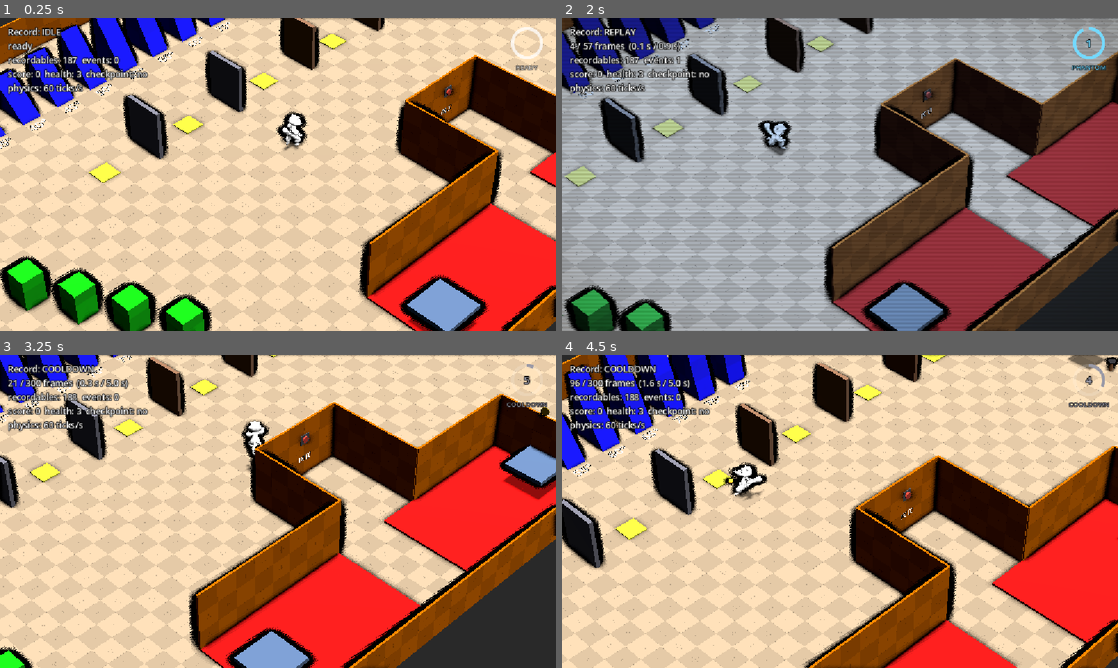
Above: before the commit, frames 1-4 (two rows, left to right).
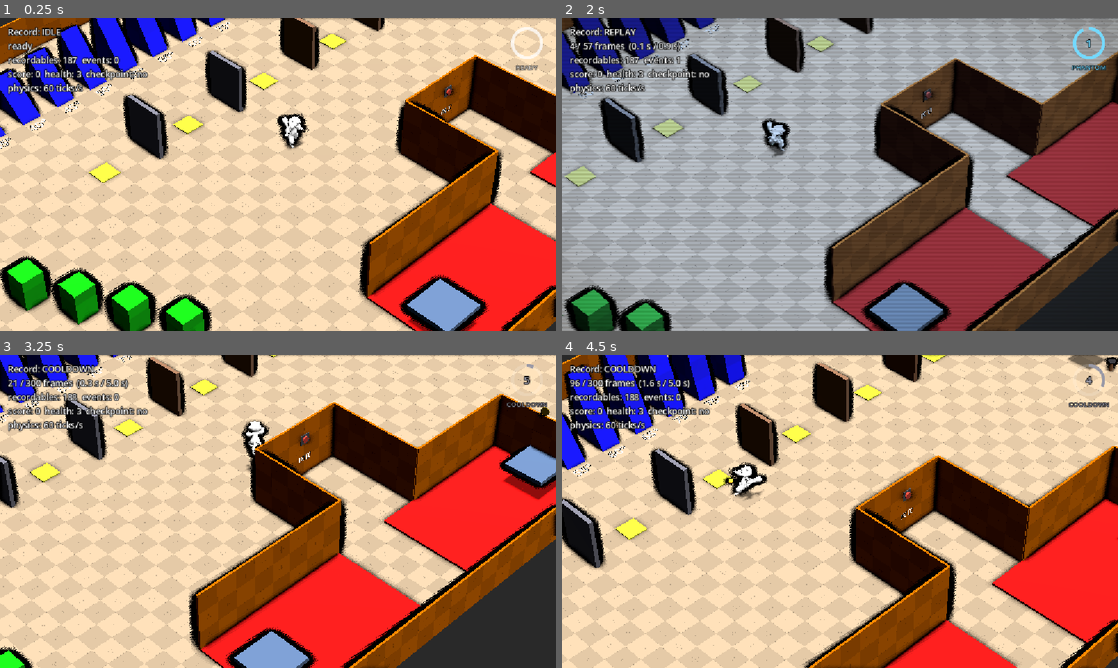
Above: after the commit, the same moments.

Repository: Yostarduck/machigpe
Game: Godot game, scene res://scenes/main.tscn
Two runs of this game, one before a commit and one after it. Both use one fixed random seed, a clock stepped at 60 frames per second and the inputs below.
Inputs:
- Up to frame 1 (0.25 s): no input
- Up to frame 2 (2 s): hold D (move_right) 0.53-1.28 s; tap R (record) at 0.6, 1.55 s; tap Space (jump) at 0.77, 1.52 s; hold S (move_down) from 1.28 s (still down); tap J (attack) at 1.35 s
- Up to frame 3 (3.25 s): release S (move_down) at 2.03 s; hold D (move_right) 2.03-2.78 s; tap E (interact) at 2.1 s; tap R (record) at 2.3, 2.85 s; hold W (move_up) from 2.78 s (still down); tap Space (jump) at 3.02 s
- Up to frame 4 (4.5 s): release W (move_up) at 3.53 s; hold A (move_left) from 3.53 s (still down); tap R (record) at 3.6 s; tap Space (jump) at 3.77 s; tap J (attack) at 4.35 s

The runs differ from the first frame. In frame 1, 0.4% of the frame differs, in the area x 49-56%, y 29-43%; in frame 2, 0.3%; in frame 3, less than 0.1%; in frame 4, less than 0.1%.

Commit message:
+ Added new animations  + Added new golem enemy  * Integrated Leyla animations

Diff:
--- /dev/null
+++ b/models/Objects/mat_tile_1.tres
@@ -0,0 +1,4 @@
+[gd_resource type="StandardMaterial3D" format=3 uid="uid://bk6nh60c3lcob"]
+
+[resource]
+albedo_color = Color(0.5921569, 0.52156866, 0.3647059, 1)
--- /dev/null
+++ b/models/Objects/mat_tile_2.tres
@@ -0,0 +1,4 @@
+[gd_resource type="StandardMaterial3D" format=3 uid="uid://u2mb8w7vepnr"]
+
+[resource]
+albedo_color = Color(0.67058825, 0.62352943, 0.45490196, 1)
--- a/prefabs/player/player_handler.tscn
+++ b/prefabs/player/player_handler.tscn
@@ -1,7 +1,7 @@
 [gd_scene format=3 uid="uid://snmm2p04itmj"]
 
 [ext_resource type="Script" uid="uid://cw0jxomqngybq" path="res://scripts/player/player.gd" id="1_o0pne"]
-[ext_resource type="PackedScene" uid="uid://07467nboty1i" path="res://models/Main_Character_OUT_TO_Godot_master.glb" id="2_o0pne"]
+[ext_resource type="PackedScene" uid="uid://07467nboty1i" path="res://models/Characters/Main_Character_OUT_TO_Godot_master.glb" id="2_o0pne"]
 [ext_resource type="Script" uid="uid://cw0c60b6ky8e6" path="res://scripts/record/recordable.gd" id="3_rcrd"]
 [ext_resource type="Script" uid="uid://dpuasuh1y65r4" path="res://scripts/record/rewind_ability.gd" id="4_rwnd"]
 [ext_resource type="Script" uid="uid://bms1mkty0q0ie" path="res://scripts/player/player_attack.gd" id="6_atk"]
--- a/prefabs/record/phantom.tscn
+++ b/prefabs/record/phantom.tscn
@@ -1,7 +1,7 @@
 [gd_scene format=3 uid="uid://bnxsq6ipp0uxn"]
 
 [ext_resource type="Script" uid="uid://ctan23yjbvugc" path="res://scripts/record/phantom.gd" id="1_phtm"]
-[ext_resource type="PackedScene" uid="uid://07467nboty1i" path="res://models/Main_Character_OUT_TO_Godot_master.glb" id="2_model"]
+[ext_resource type="PackedScene" uid="uid://07467nboty1i" path="res://models/Characters/Main_Character_OUT_TO_Godot_master.glb" id="2_model"]
 [ext_resource type="Material" uid="uid://25b5khikmjn6" path="res://materials/mat_phantom.tres" id="3_mat"]
 [ext_resource type="Script" uid="uid://bnaauvo4w6tda" path="res://scripts/player/interact_sensor.gd" id="4_intr"]
 
--- a/scenes/Tutorial/Tutorial_5_Test.tscn
+++ b/scenes/Tutorial/Tutorial_5_Test.tscn
@@ -3,6 +3,9 @@
 [ext_resource type="PackedScene" uid="uid://cvkcijpgrx0vh" path="res://prefabs/level/checkpoint.tscn" id="1_8wrxn"]
 [ext_resource type="Material" uid="uid://n77rq8aivmw1" path="res://materials/mat_floor.tres" id="2_ck0n5"]
 [ext_resource type="Material" uid="uid://bts5atlqa27aw" path="res://materials/mat_wall.tres" id="3_moyfr"]
+[ext_resource type="Material" uid="uid://bk6nh60c3lcob" path="res://models/Objects/mat_tile_1.tres" id="4_3s063"]
+[ext_resource type="ArrayMesh" uid="uid://bkyl7xy13fsfx" path="res://models/Objects/Tile.obj" id="4_5vt17"]
+[ext_resource type="Material" uid="uid://u2mb8w7vepnr" path="res://models/Objects/mat_tile_2.tres" id="6_vdt2a"]
 
 [sub_resource type="BoxShape3D" id="BoxShape3D_spm3u"]
 size = Vector3(30, 0.1, 30)
@@ -141,3 +144,78 @@
 [node name="MeshInstance3D" type="MeshInstance3D" parent="Wall5" unique_id=1911083337]
 transform = Transform3D(1, 0, 0, 0, 1, 0, 0, 0, 1, 0, 1, 0)
 mesh = SubResource("BoxMesh_ugup4")
+
+[node name="Tile" type="MeshInstance3D" parent="." unique_id=2069248755]
+transform = Transform3D(0.5, 0, 0, 0, 0.6, 0, 0, 0, 0.5, -0.8184023, 4.7683716e-07, 8.5506115)
+material_override = ExtResource("4_3s063")
+mesh = ExtResource("4_5vt17")
+
+[node name="Tile5" type="MeshInstance3D" parent="." unique_id=1012564128]
+transform = Transform3D(0.5, 0, 0, 0, 0.6, 0, 0, 0, 0.5, 0.5670788, 4.7683716e-07, 3.2949257)
+material_override = ExtResource("4_3s063")
+mesh = ExtResource("4_5vt17")
+
+[node name="Tile8" type="MeshInstance3D" parent="." unique_id=1710602536]
+transform = Transform3D(0.5585871, 0, 0, 0, 0.6, 0, 0, 0, 0.57206804, 4.943209, 4.7683716e-07, 2.618926)
+material_override = ExtResource("4_3s063")
+mesh = ExtResource("4_5vt17")
+
+[node name="Tile3" type="MeshInstance3D" parent="." unique_id=2056766394]
+transform = Transform3D(0.31993657, 0, 0, 0, 0.6, 0, 0, 0, 0.36124322, 0.41136587, 4.7683716e-07, 6.8119764)
+material_override = ExtResource("4_3s063")
+mesh = ExtResource("4_5vt17")
+
+[node name="Tile10" type="MeshInstance3D" parent="." unique_id=266033093]
+transform = Transform3D(0.31993657, 0, 0, 0, 0.6, 0, 0, 0, 0.36124322, 6.979871, 4.7683716e-07, 1.7896132)
+material_override = ExtResource("4_3s063")
+mesh = ExtResource("4_5vt17")
+
+[node name="Tile14" type="MeshInstance3D" parent="." unique_id=1813276184]
+transform = Transform3D(0.31993657, 0, 0, 0, 0.6, 0, 0, 0, 0.36124322, 6.9771037, 4.7683716e-07, -1.3066821)
+material_override = ExtResource("4_3s063")
+mesh = ExtResource("4_5vt17")
+
+[node name="Tile2" type="MeshInstance3D" parent="." unique_id=372031765]
+transform = Transform3D(0.5, 0, 0, 0, 0.6, 0, 0, 0, 0.5, -0.62730014, 4.7683716e-07, 6.0179305)
+material_override = ExtResource("6_vdt2a")
+mesh = ExtResource("4_5vt17")
+
+[node name="Tile15" type="MeshInstance3D" parent="." unique_id=1871673430]
+transform = Transform3D(0.5, 0, 0, 0, 0.6, 0, 0, 0, 0.5, 7.5115957, -4.7683716e-07, -2.5305362)
+material_override = ExtResource("6_vdt2a")
+mesh = ExtResource("4_5vt17")
+
+[node name="Tile9" type="MeshInstance3D" parent="." unique_id=2145307518]
+transform = Transform3D(0.5675478, 0, 0, 0, 0.6, 0, 0, 0, 0.59304655, 6.8885884, 4.7683716e-07, 3.332982)
+material_override = ExtResource("6_vdt2a")
+mesh = ExtResource("4_5vt17")
+
+[node name="Tile4" type="MeshInstance3D" parent="." unique_id=1302169444]
+transform = Transform3D(0.42137453, 0, 0, 0, 0.6, 0, 0, 0, 0.43365037, -0.80411214, 4.7683716e-07, 2.9594846)
+material_override = ExtResource("6_vdt2a")
+mesh = ExtResource("4_5vt17")
+
+[node name="Tile6" type="MeshInstance3D" parent="." unique_id=1373910224]
+transform = Transform3D(0.42137453, 0, 0, 0, 0.6, 0, 0, 0, 0.43365037, 2.256736, 4.7683716e-07, 2.706945)
+material_override = ExtResource("6_vdt2a")
+mesh = ExtResource("4_5vt17")
+
+[node name="Tile7" type="MeshInstance3D" parent="." unique_id=1833181688]
+transform = Transform3D(0.31646976, 0, 0, 0, 0.6, 0, 0, 0, 0.28912088, 3.345133, 4.7683716e-07, 3.3497114)
+material_override = ExtResource("6_vdt2a")
+mesh = ExtResource("4_5vt17")
+
+[node name="Tile11" type="MeshInstance3D" parent="." unique_id=1543057334]
+transform = Transform3D(0.31646976, 0, 0, 0, 0.6, 0, 0, 0, 0.28912088, 7.7852964, 4.7683716e-07, 1.2782316)
+material_override = ExtResource("6_vdt2a")
+mesh = ExtResource("4_5vt17")
+
+[node name="Tile12" type="MeshInstance3D" parent="." unique_id=1157012000]
+transform = Transform3D(0.31646976, 0, 0, 0, 0.6, 0, 0, 0, 0.28912088, 7.55991, 4.7683716e-07, 0.11763573)
+material_override = ExtResource("6_vdt2a")
+mesh = ExtResource("4_5vt17")
+
+[node name="Tile13" type="MeshInstance3D" parent="." unique_id=1608482793]
+transform = Transform3D(0.1829569, 0, 0, 0, 0.6, 0, 0, 0, 0.18903518, 7.19247, 4.7683716e-07, 0.7814355)
+material_override = ExtResource("6_vdt2a")
+mesh = ExtResource("4_5vt17")
--- a/scenes/main.tscn
+++ b/scenes/main.tscn
@@ -33,6 +33,7 @@
 far = 100.0
 
 [node name="PlayerHandler" parent="." unique_id=818973133 instance=ExtResource("2_sugp2")]
+transform = Transform3D(-4.371139e-08, 0, -1, 0, 1, 0, 1, 0, -4.371139e-08, 0, 0, 0)
 
 [node name="Label3D" type="Label3D" parent="PlayerHandler" unique_id=576816035]
 transform = Transform3D(1, 0, 0, 0, 1, 0, 0, 0, 1, 0, 2, 0)
Renamed: models/Main_Character_OUT_TO_Godot_master.glb -> models/Characters/Main_Character_OUT_TO_Godot_master.glb
Not shown, changed: models/Characters/Main_Character_OUT_TO_Godot_master.glb.import
Renamed: models/Mini_Golem_OUT_To_Godot_master.glb -> models/Characters/Mini_Golem_OUT_To_Godot_master.glb
Not shown, changed: models/Characters/Mini_Golem_OUT_To_Godot_master.glb.import
Not shown, added: models/Objects/Tile.obj
Not shown, added: models/Objects/Tile.obj.import
